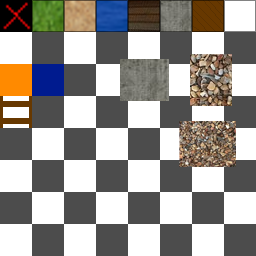
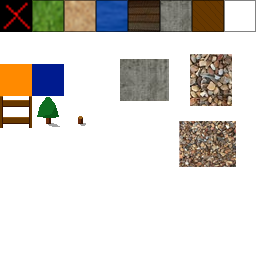
Layers edited between the first and the second w=256, h=256 image:
removed layer "レイヤー 3" over (x1=120, y1=32, x2=236, y2=167)
painted on "base" over (x1=0, y1=32, x2=236, y2=167)
hid "レイヤー 1" over (x1=0, y1=32, x2=256, y2=256)
